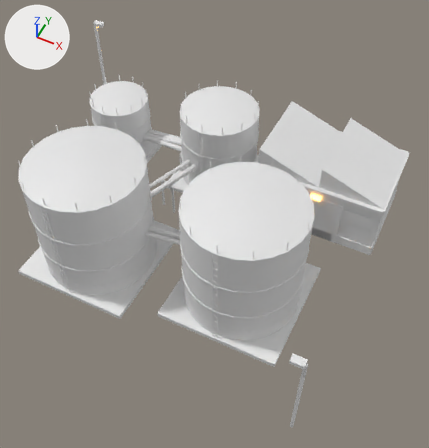
One commit to the FBX model Assets/Chopper/Art/City/City04/Models/Ind_Tanks_V11.fbx: the scene before it, then after it.
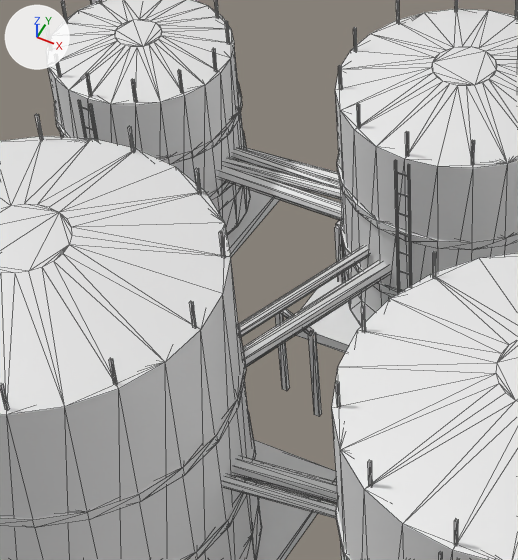
There are two pictures of each version: one whole from a 50 mm lens placed at (24.7, -39.6, 51.3), pointed at (5.6, -1.5, 3.7), one close up on the part from 18% to 55% of the width and 19% to 58% of the height. Every picture has the same lights, and +X, +Y and +Z are marked at upper left. The first two pictures are the older version. The close-ups show mesh edges as thin lines. Objects named as collision shapes, trigger or cutter boxes, shadow casters or lower levels of detail are left out. Where no turn or scale is listed for an object, it has been applied to the vertices.

The scene before the commit, as lines of its bpy script (objects in view):
```python
me_ind_tanks_v11_lod0_001 = bpy.data.meshes.new('Ind_Tanks_V11_LOD0.001')
me_ind_tanks_v11_lod0_001.from_pydata(...)  # 2110 vertices, 3696 faces; spans x -21.1..21.7, y -17.4..17.4, z 0.0..14.1
me_ind_tanks_v11_lod0_001.materials.append(mat_city04_kit)
ob_ind_tanks_v11_lod0 = bpy.data.objects.new('Ind_Tanks_V11_LOD0', me_ind_tanks_v11_lod0_001)
ob_ind_tanks_v11_lod0.location = (0.0, 0.0, 0.0)
```
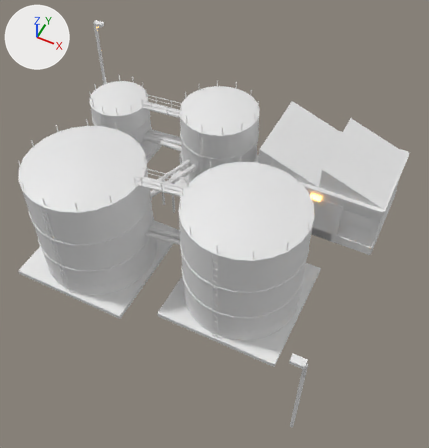
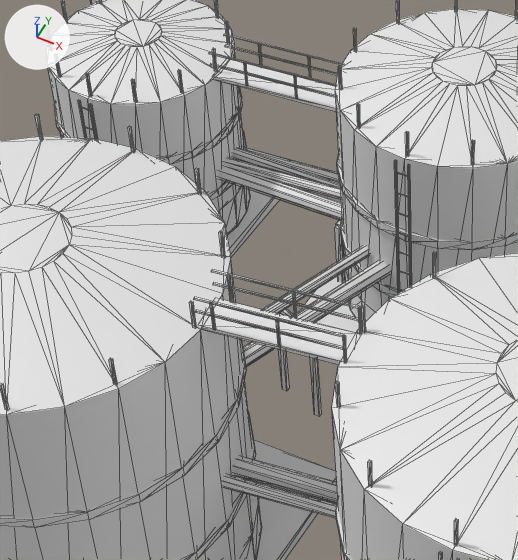
Location of each change, (x1, y1, x2, y2) in pixels of the close-ups (518 x 560 px):
```json
{"part": 1, "of": "me_ind_tanks_v11_lod0_001", "change": "added", "after": [343, 335, 347, 363]}
{"part": 2, "of": "me_ind_tanks_v11_lod0_001", "change": "added", "after": [276, 320, 281, 347]}
{"part": 3, "of": "me_ind_tanks_v11_lod0_001", "change": "added", "after": [358, 307, 362, 334]}
{"part": 4, "of": "me_ind_tanks_v11_lod0_001", "change": "added", "after": [292, 292, 297, 319]}
{"part": 5, "of": "me_ind_tanks_v11_lod0_001", "change": "added", "after": [244, 63, 248, 86]}
{"part": 6, "of": "me_ind_tanks_v11_lod0_001", "change": "added", "after": [308, 57, 312, 78]}
{"part": 7, "of": "me_ind_tanks_v11_lod0_001", "change": "added", "after": [258, 44, 262, 65]}
{"part": 8, "of": "me_ind_tanks_v11_lod0_001", "change": "added", "after": [194, 34, 360, 365]}
```

Scene script edits in JSON lines:
```json
{"block": "me_ind_tanks_v11_lod0_001", "where": "# used by ob_ind_tanks_v11_lod0; location = (0.0, 0.0, 0.0)"}
{"op": "remove", "block": "me_ind_tanks_v11_lod0_001", "code": "me_ind_tanks_v11_lod0_001.from_pydata(...)  # 2110 vertices, 3696 faces; spans x -21.1..21.7, y -17.4..17.4, z 0.0..14.1"}
{"op": "add", "block": "me_ind_tanks_v11_lod0_001", "code": "me_ind_tanks_v11_lod0_001.from_pydata(...)  # 2286 vertices, 3960 faces; spans x -21.1..21.7, y -17.4..17.4, z 0.0..14.1"}
{"block": "me_ind_tanks_v11_lod0_001", "change": "me_ind_tanks_v11_lod0_001 part 1: the loose piece of 8 vertices spanning x 5.2, y -6.0, z 13.0..14.0 is copied, and the copy is moved by (0.1, -1.3, 0.0); it spans x 5.3..5.4, y -7.3, z 13.0..14.1"}
{"block": "me_ind_tanks_v11_lod0_001", "change": "me_ind_tanks_v11_lod0_001 part 2: the loose piece of 8 vertices spanning x 0.8, y -8.0, z 13.0..14.0 is copied, and the copy is moved by (2.5, 0.4, 0.0); it spans x 3.3..3.4, y -7.6..-7.5, z 13.0..14.1"}
{"block": "me_ind_tanks_v11_lod0_001", "change": "me_ind_tanks_v11_lod0_001 part 3: the loose piece of 8 vertices spanning x 5.2, y -6.0, z 13.0..14.0 is copied, and the copy is moved by (0.0, -0.1, 0.0); it spans x 5.1..5.2, y -6.2..-6.1, z 13.0..14.0"}
{"block": "me_ind_tanks_v11_lod0_001", "change": "me_ind_tanks_v11_lod0_001 part 4: the loose piece of 8 vertices spanning x 5.2, y -6.0, z 13.0..14.0 is copied, and the copy is moved by (-2.0, -0.4, 0.0); it spans x 3.2, y -6.4..-6.3, z 13.0..14.1"}
{"block": "me_ind_tanks_v11_lod0_001", "change": "me_ind_tanks_v11_lod0_001 part 5: the loose piece of 8 vertices spanning x -8.7, y 8.0, z 8.0..9.0 is copied, and the copy is moved by (1.5, -0.2, 0.0); it spans x -7.3..-7.2, y 7.7..7.8, z 8.0..9.0"}
{"block": "me_ind_tanks_v11_lod0_001", "change": "me_ind_tanks_v11_lod0_001 part 6: the loose piece of 8 vertices spanning x -3.3, y 9.0, z 10.0..11.0 is copied, and the copy is moved by (-2.0, 0.1, -2.0); it spans x -5.4..-5.3, y 9.1, z 8.0..9.0"}
{"block": "me_ind_tanks_v11_lod0_001", "change": "me_ind_tanks_v11_lod0_001 part 7: the loose piece of 8 vertices spanning x -8.7, y 8.0, z 8.0..9.0 is copied, and the copy is moved by (1.4, 1.0, 0.0); it spans x -7.4..-7.3, y 8.9..9.0, z 8.0..9.0"}
{"block": "me_ind_tanks_v11_lod0_001", "change": "me_ind_tanks_v11_lod0_001 part 8"}
{"block": "me_ind_tanks_v11_lod0_001", "change": "96 vertices are added at x -8.8..5.3, y -7.9..9.3, z 7.8..14.1"}
{"block": "me_ind_tanks_v11_lod0_001", "change": "8 new vertices lie (0.0, 0.0, 1.1) away from vertices in x 1.2..1.4, y -7.8..-6.6, z 13.0"}
{"block": "me_ind_tanks_v11_lod0_001", "change": "156 new faces join them"}
{"block": "me_ind_tanks_v11_lod0_001", "change": "other edits to the shape of me_ind_tanks_v11_lod0_001 do not show in these pictures"}
```
